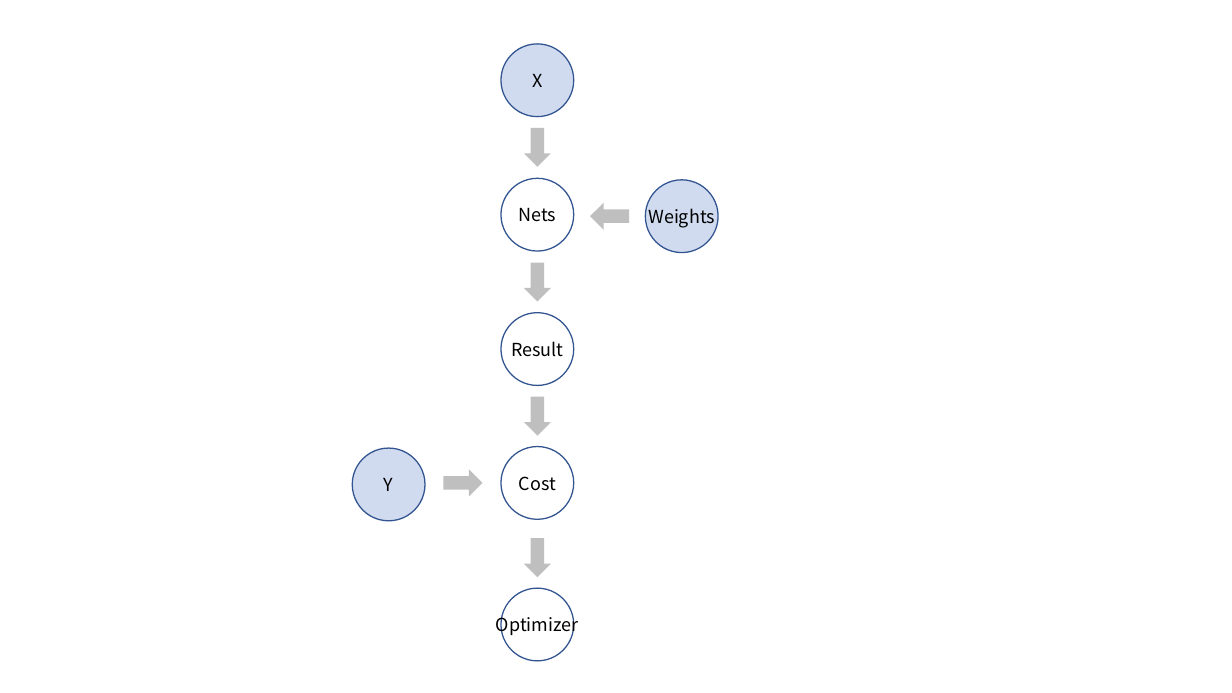
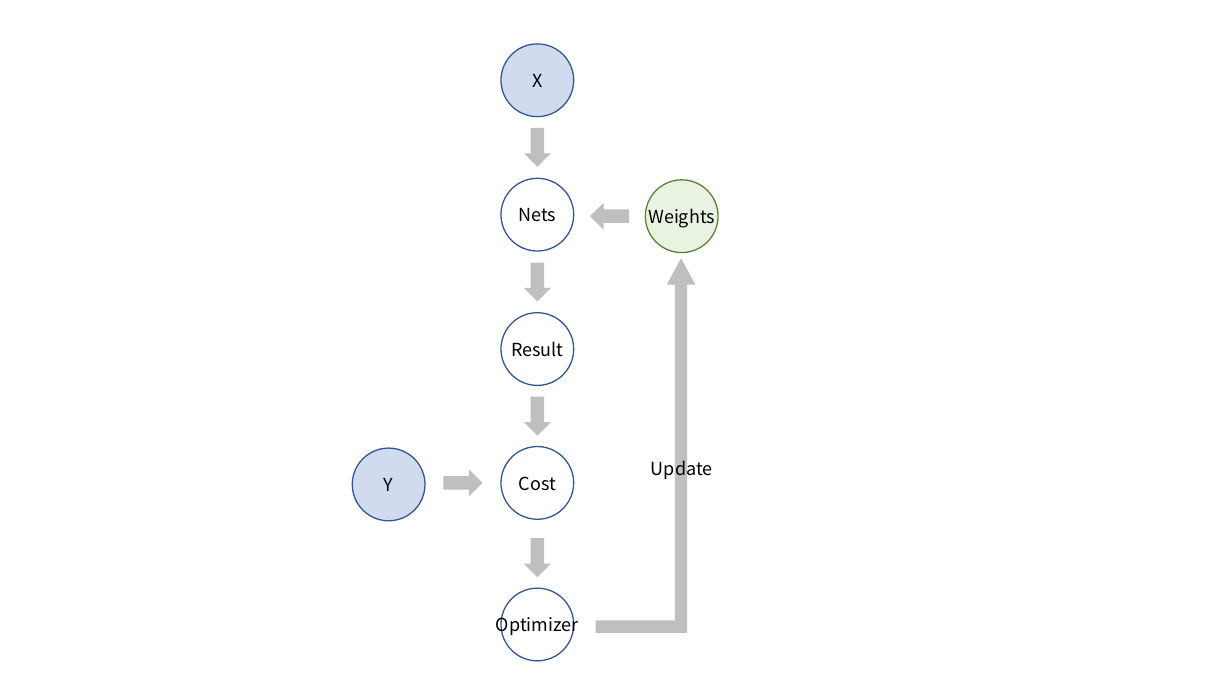
Before and after one commit to jomorlier/HSE545, a slide deck: slide 2 of machine learning all/Workshop/image_files/tensor graph.pptx. Drawn at 1232x693 pixels with LibreOffice and Linux fonts; fonts in the diff are those of the drawing. Boxes give left, top, right and bottom in pixels: in the first picture for what was removed or moved away, otherwise in the second. Text is boxed around its words. In the diff, an @@ line names an element or a change of style, - is before the commit and + after.

```diff
--- a/machine learning all/Workshop/image_files/tensor graph.pptx
+++ b/machine learning all/Workshop/image_files/tensor graph.pptx
@@ ellipse at (x1=645, y1=180, x2=718, y2=253): fill #4472C4 at 25% opacity to #A9D18E at 25% opacity; outline #325491 1 pt to #548235 1 pt @@
@@ bent up arrow added at (x1=596, y1=260, x2=694, y2=632), fill #BFBFBF, outline #BFBFBF 1 pt @@
@@ text added at (x1=651, y1=457, x2=713, y2=481), 14 pt, text #000000 @@
+Update
```
Also in this commit, not shown: 6 other files.
